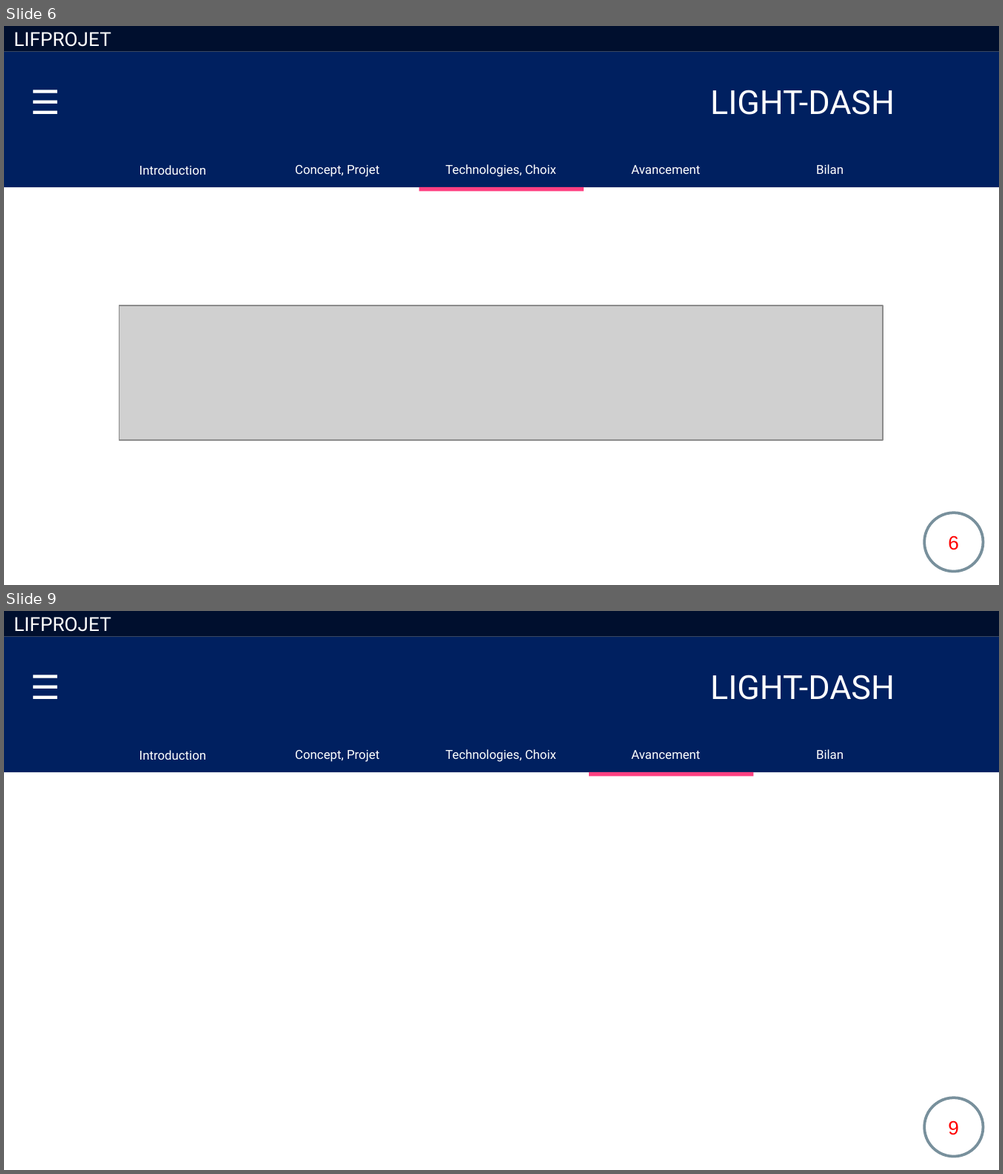
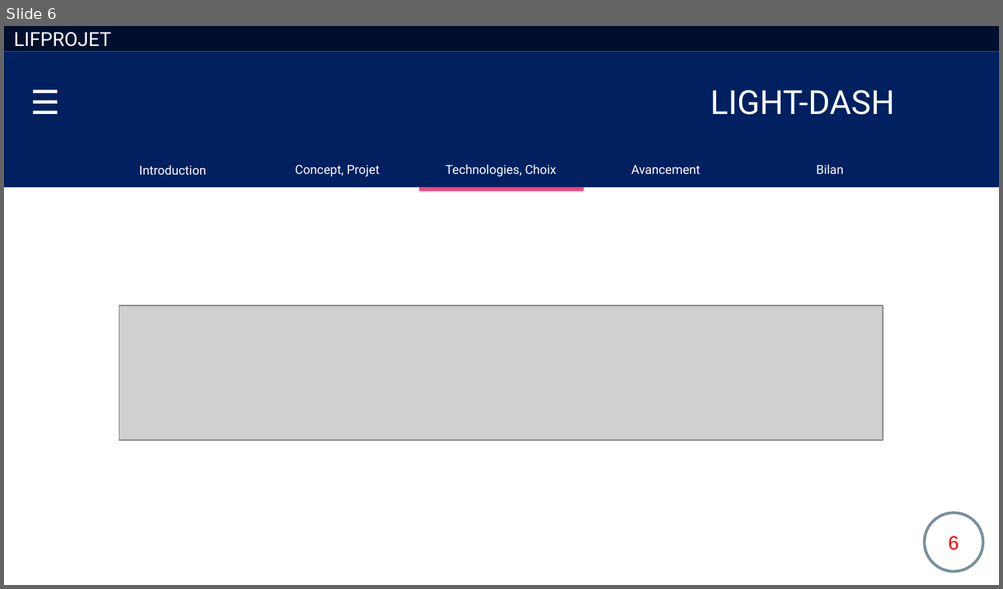
Before and after one commit to garciaflorian/LIGHT-DASH, a slide deck: LIFPROJET RC1 oral.pptx. Shown one above the other, each under a label of ours: slides 6 and 9 before the commit, slide 6 after it; the slides between them are not shown. The pictures are 1003x1174 and 1003x589 pixels, drawn with LibreOffice and Linux fonts; fonts in the diff are those of the drawing; grey boxes stand for pictures. Boxes give left, top, right and bottom in pixels: in the first picture for what was removed or moved away, otherwise in the second. Text is boxed around its words. In the diff, an @@ line names an element or a change of style, - is before the commit and + after.

```diff
--- a/LIFPROJET RC1 oral.pptx
+++ b/LIFPROJET RC1 oral.pptx
@@ slide 9 removed at [4, 611, 999, 1170], background #FFFFFF @@
@@ rectangle removed at [4, 611, 999, 637] @@
-LIFPROJET
@@ rectangle removed at [4, 637, 999, 736] @@
-☰ LIGHT-DASH
@@ rectangle removed at [4, 723, 999, 772] @@
@@ text removed at [139, 750, 207, 760] @@
-Introduction
@@ text removed at [295, 750, 379, 762] @@
-Concept, Projet
@@ text removed at [445, 749, 556, 762] @@
-Technologies, Choix
@@ text removed at [631, 750, 700, 759] @@
-Avancement
@@ text removed at [816, 749, 843, 759] @@
-Bilan
@@ rectangle removed at [589, 772, 753, 776] @@
@@ page number removed at [924, 1099, 982, 1157] @@
-9
@@ page number removed at [948, 1121, 959, 1136] @@
-9
```
Also in this commit, not shown: 3 slides changed, 1 other slide removed, 2 other files.
